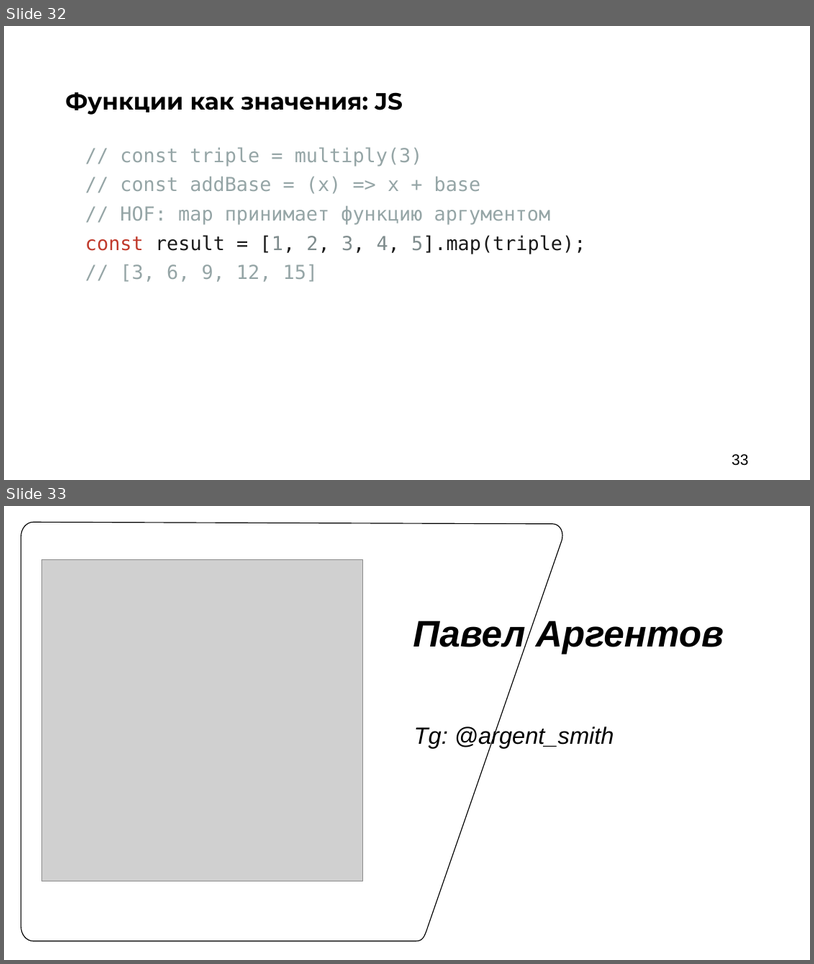
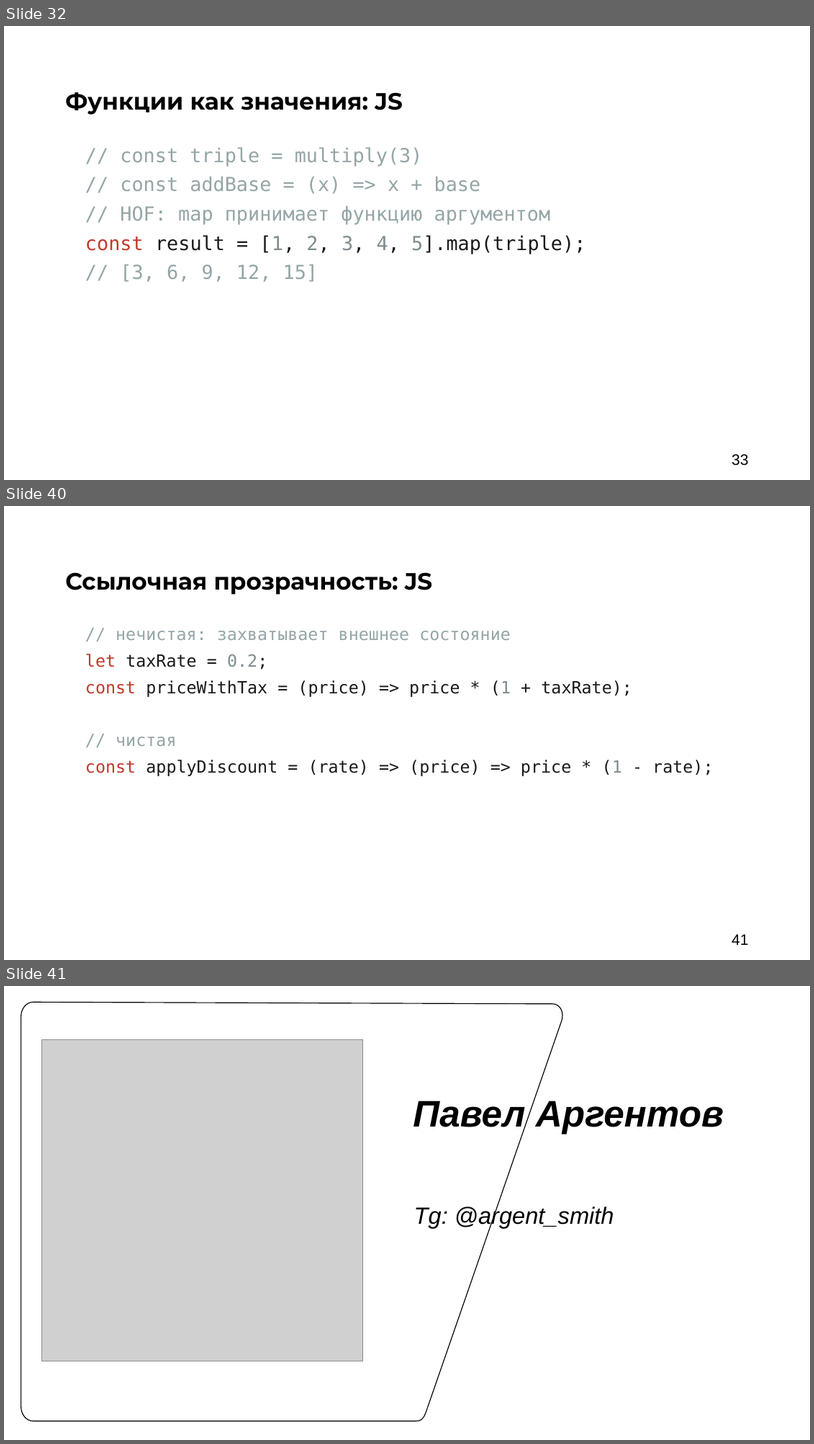
Before and after one commit to argent-smith/presentations, a slide deck: FP_Talk_2026/nastachku/final_presentation.pptx. Shown one above the other, each under a label of ours: slides 32 and 33 before the commit, slides 32, 40 and 41 after it; the slides between them are not shown. The pictures are 814x964 and 814x1444 pixels, drawn with LibreOffice and Linux fonts; fonts in the diff are those of the drawing; grey boxes stand for pictures; background and template pictures are left out. Boxes give left, top, right and bottom in pixels: in the first picture for what was removed or moved away, otherwise in the second. Text is boxed around its words. In the diff, an @@ line names an element or a change of style, - is before the commit and + after.

```diff
--- a/FP_Talk_2026/nastachku/final_presentation.pptx
+++ b/FP_Talk_2026/nastachku/final_presentation.pptx
@@ slide 40 added at bbox=[4, 506, 810, 960], background #FFFFFF @@
@@ text added at bbox=[65, 572, 433, 595], 28 pt, text #000000, bold @@
+Ссылочная прозрачность: JS
@@ text added at bbox=[85, 631, 713, 776], 20 pt, text #1A1A1A @@
+// нечистая: захватывает внешнее состояние
+let taxRate = 0.2;
+const priceWithTax = (price) => price * (1 + taxRate);
+// чистая
+const applyDiscount = (rate) => (price) => price * (1 - rate);
@@ page number added at bbox=[732, 934, 748, 944], 18 pt, text #000000 @@
+41
@@ what was slide 33 is now slide 41 @@
```
Also in this commit, not shown: 7 other slides added, 1 other file.
